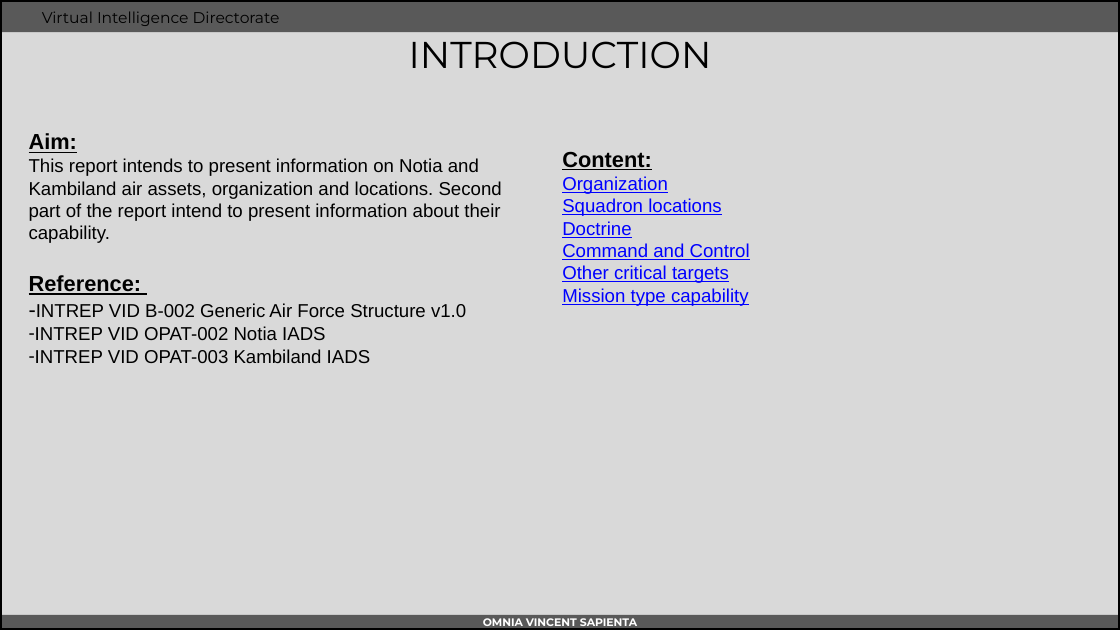
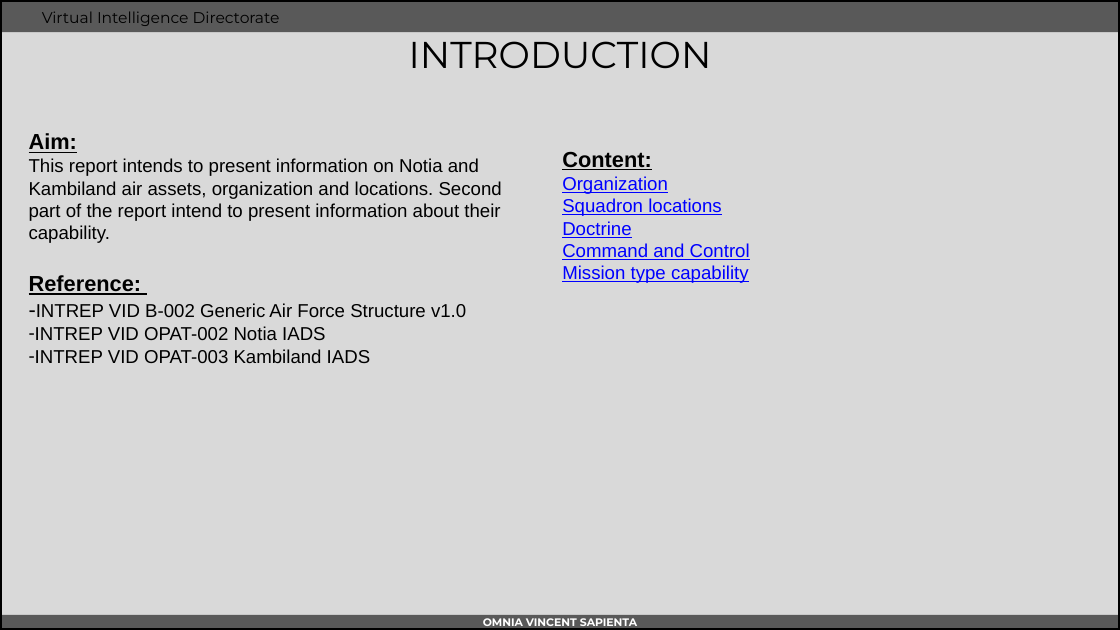
Before and after one commit to 132nd-vWing/OPAT-background, a slide deck: slide 2 of INTEL/VID/WIP/INTREP VID OPAC-001 - Enemy Air Assets in Notia and Kambiland.pptx. Drawn at 1120x630 pixels with LibreOffice and Linux fonts; fonts in the diff are those of the drawing; background and template pictures are left out. Boxes give left, top, right and bottom in pixels: in the first picture for what was removed or moved away, otherwise in the second. Text is boxed around its words. In the diff, an @@ line names an element or a change of style, - is before the commit and + after.

Commit message:
chg: Updates to TGT list (added responsibilities to more targets for Neck, Varzat, Jonde and Lefty)

```diff
--- a/INTEL/VID/WIP/INTREP VID OPAC-001 - Enemy Air Assets in Notia and Kambiland.pptx
+++ b/INTEL/VID/WIP/INTREP VID OPAC-001 - Enemy Air Assets in Notia and Kambiland.pptx
@@ text at <box>562,265,729,283</box>: paragraph removed @@
-Other critical targets
```
Also in this commit, not shown: 6 other slides changed, 1 slide removed, 10 other files.
